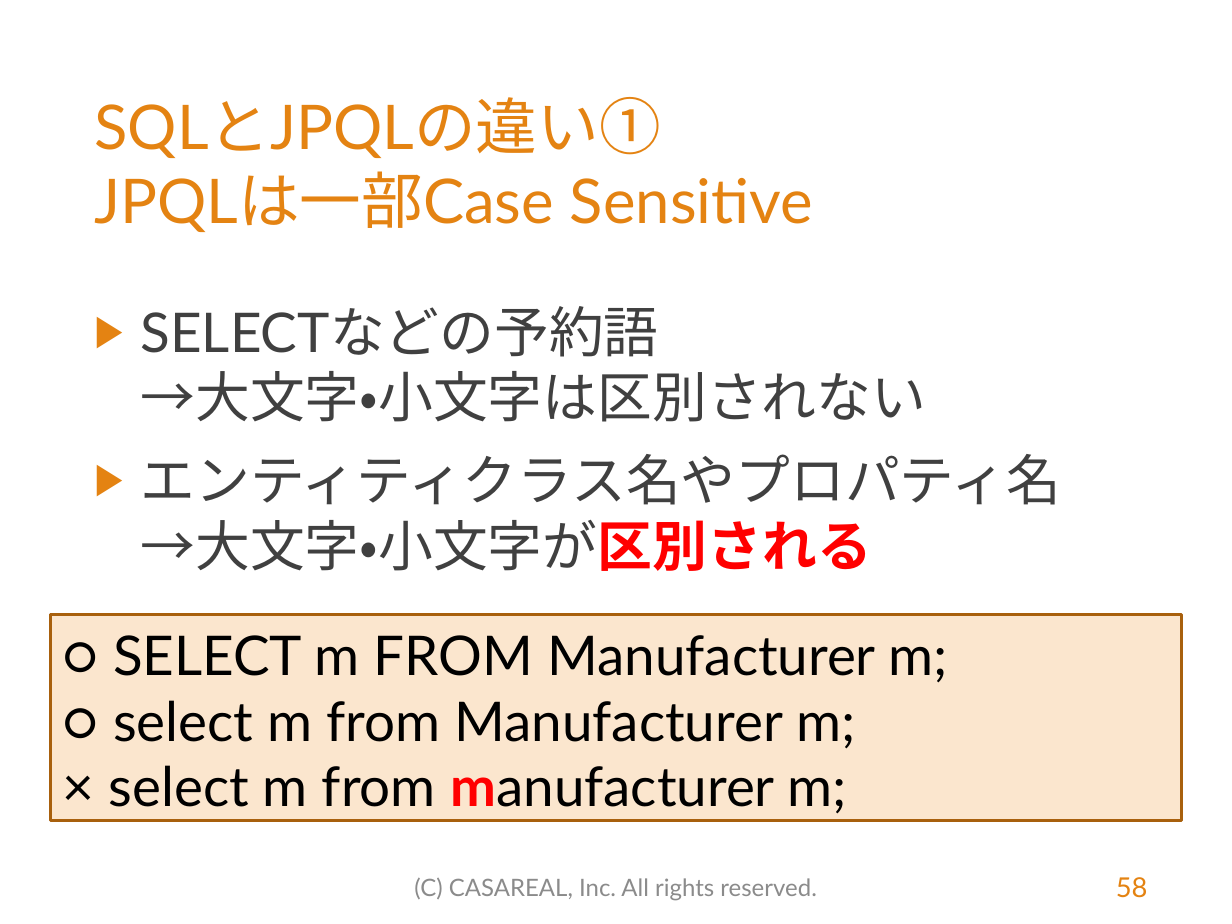
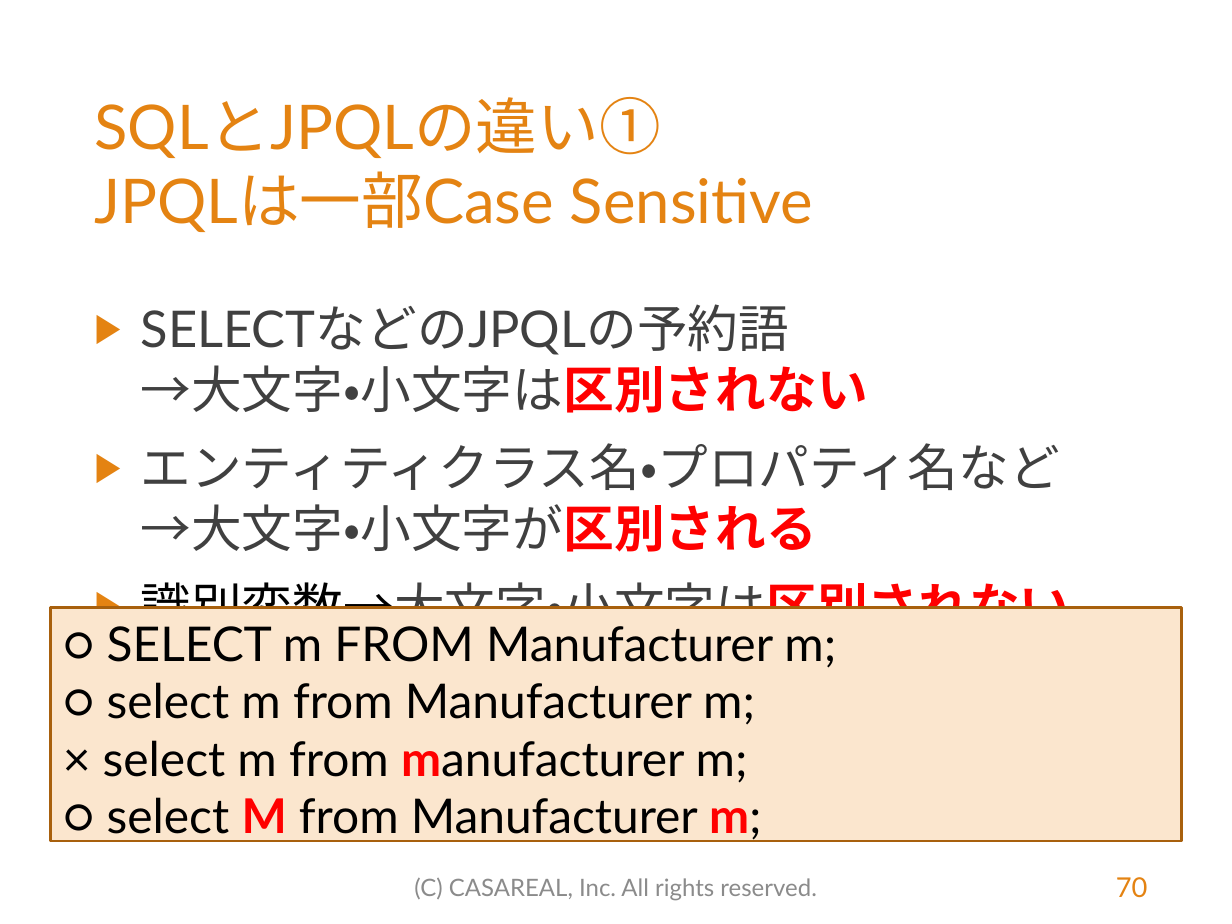
Before and after one commit to MasatoshiTada/hamaru-jpa-light, a slide deck: slide 70 of src/main/resources/はまる！JPA（初学者向けライト版）.pptx (slide 58 before the commit). Drawn at 1232x924 pixels with LibreOffice and Linux fonts; fonts in the diff are those of the drawing; background and template pictures are left out. Boxes give left, top, right and bottom in pixels: in the first picture for what was removed or moved away, otherwise in the second. Text is boxed around its words. In the diff, an @@ line names an element or a change of style, - is before the commit and + after.

```diff
--- a/src/main/resources/はまる！JPA（初学者向けライト版）.pptx
+++ b/src/main/resources/はまる！JPA（初学者向けライト版）.pptx
@@ text at [141, 304, 1071, 638]: text changed; size 32 to 29.6 pt @@
-▶ SELECTなどの予約語
-  →大文字・小文字は区別されない
-▶ エンティティクラス名やプロパティ名
-  →大文字・小文字が区別される
+▶ SELECTなどのJPQLの予約語
+  →大文字・小文字は区別されない
+▶ エンティティクラス名・プロパティ名など
+  →大文字・小文字が区別される
+▶ 識別変数→大文字・小文字は区別されない
@@ rectangle "○ SELECT m FROM Manufacturer ...": place and size @@
-rectangle "○ SELECT m FROM Manufacturer ..." at [51, 615, 1181, 821]
+rectangle "○ SELECT m FROM Manufacturer ..." at [51, 607, 1181, 841]
@@ text in rectangle at [103, 626, 836, 783]: size 32 to 28 pt in "○ SELECT m FROM Manufacturer m;", "○ select m from Manufacturer m;", "× select m from manufacturer m;" @@
@@ text in rectangle at [107, 797, 762, 844]: paragraph added @@
+○ select M from Manufacturer m;
@@ page number at [1116, 877, 1148, 898]: text changed @@
-58
+70
```
Also in this commit, not shown: 43 other slides changed, 13 slides added, 1 slide removed, 13 other files.
